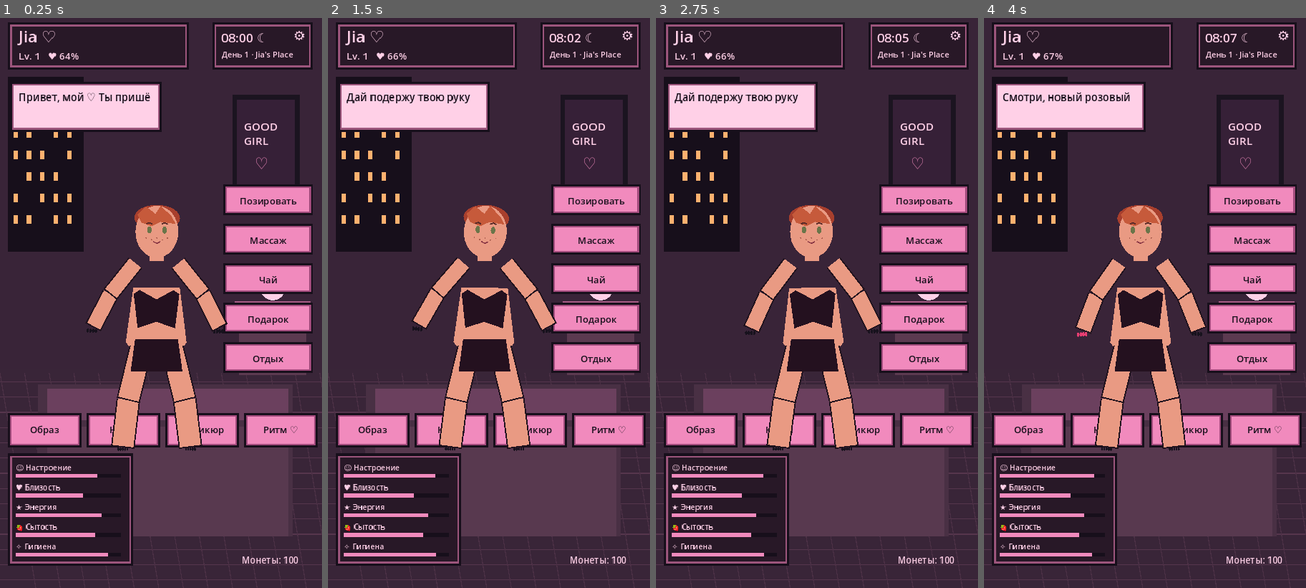
Above: before the commit, frames 1-4 (left to right).
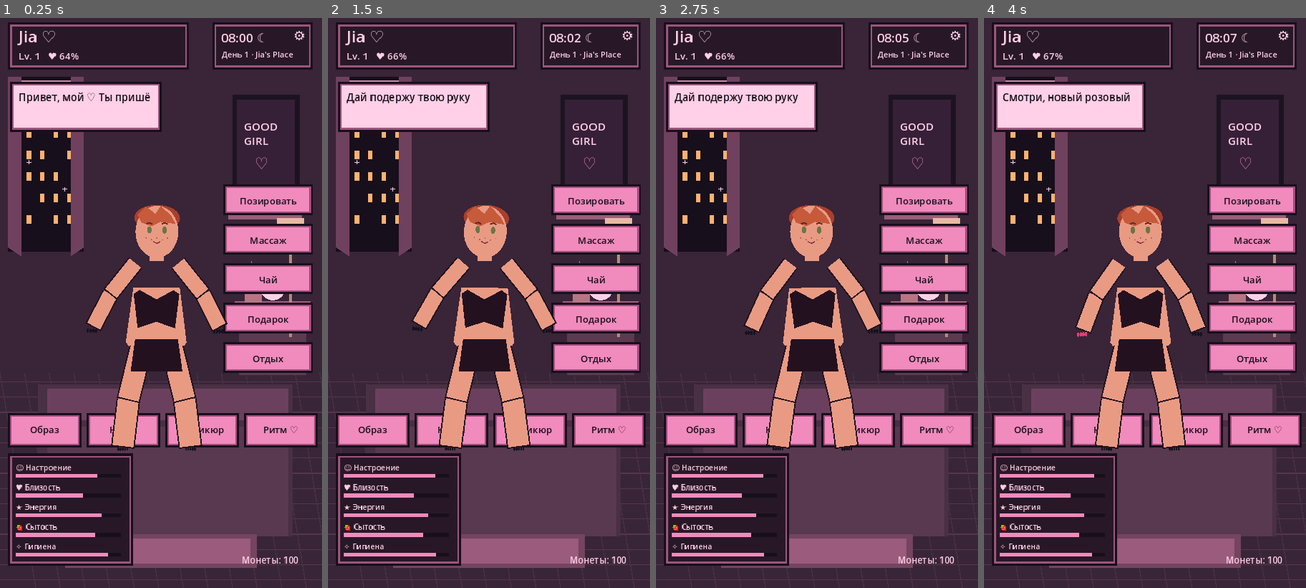
Above: after the commit, the same moments.

Repository: babymurderr0711/jia-android
Game: Godot game, scene res://Main.tscn
Two runs of this game, one before a commit and one after it. Both use one fixed random seed, a clock stepped at 60 frames per second and the inputs below.
Inputs (mouse positions are in pixels of both pictures, inside the frame that each line leads up to):
- Up to frame 1 (0.25 s): no input
- Up to frame 2 (1.5 s): move the mouse to (559, 274) at 0.52 s; click (559, 274) at 0.67 s; drag from (424, 331) to (472, 417) at 1.27 s
- Up to frame 3 (2.75 s): move the mouse to (849, 177) at 2.02 s; click (849, 177) at 2.17 s
- Up to frame 4 (4 s): drag from (1128, 417) to (1048, 217) at 2.77 s; move the mouse to (1241, 388) at 3.52 s; click (1241, 388) at 3.67 s

The runs differ from the first frame. In frame 1, 4.6% of the frame differs, in the area x 2-95%, y 10-97%; in frame 2, 4.6%; in frame 3, 4.6%; in frame 4, 4.6%.

Commit message:
Polish the static bedroom backdrop with curtains, shelf, plant, rug and lamp

Diff:
--- a/godot/main.gd
+++ b/godot/main.gd
@@ -205,6 +205,32 @@
 	draw_circle(Vector2(610, 610), 28, PALE)
 	draw_circle(Vector2(600, 602), 5, PINK)
 	draw_circle(Vector2(620, 602), 5, PINK)
+
+	# Warm, static bedroom dressing.
+	draw_colored_polygon(PackedVector2Array([Vector2(18,140),Vector2(48,140),Vector2(48,540),Vector2(18,520)]), Color("#70405f"))
+	draw_colored_polygon(PackedVector2Array([Vector2(158,140),Vector2(188,140),Vector2(188,520),Vector2(158,540)]), Color("#70405f"))
+	draw_line(Vector2(48,150),Vector2(158,150),Color("#d18aaa"),5.0)
+	draw_circle(Vector2(92,225),24,Color("#f6dfb0"))
+	draw_circle(Vector2(101,216),22,INK)
+	for star in [Vector2(58,190),Vector2(140,245),Vector2(65,330),Vector2(145,390)]:
+		draw_line(star+Vector2(-5,0),star+Vector2(5,0),PALE,2.0)
+		draw_line(star+Vector2(0,-5),star+Vector2(0,5),PALE,2.0)
+	# Floating shelf and books.
+	draw_rect(Rect2(510,445,165,12),Color("#9a5d78"))
+	draw_rect(Rect2(525,405,22,40),Color("#d98ca8"))
+	draw_rect(Rect2(551,416,18,29),Color("#c8a17d"))
+	draw_rect(Rect2(574,395,26,50),Color("#6c718f"))
+	draw_rect(Rect2(605,425,48,20),Color("#4a2d45"))
+	# A potted plant beside the bed.
+	draw_rect(Rect2(548,615,38,36),Color("#b87583"))
+	draw_colored_polygon(PackedVector2Array([Vector2(567,615),Vector2(540,575),Vector2(555,586),Vector2(562,550),Vector2(575,585),Vector2(594,566),Vector2(580,615)]),Color("#78906a"))
+	draw_line(Vector2(567,615),Vector2(562,566),Color("#48664c"),3.0)
+	# Rug and floor lamp.
+	draw_rect(Rect2(145,1160,430,75),Color("#75445f"))
+	draw_rect(Rect2(160,1170,400,55),Color("#9a5b7d"))
+	draw_line(Vector2(650,480),Vector2(650,720),Color("#b98b75"),7.0)
+	draw_rect(Rect2(620,455,60,38),Color("#e8b9a2"))
+	draw_circle(Vector2(650,494),8,Color("#f8d9a9"))
 
 func _draw_character() -> void:
 	var breath := sin(time_passed * 1.65)
